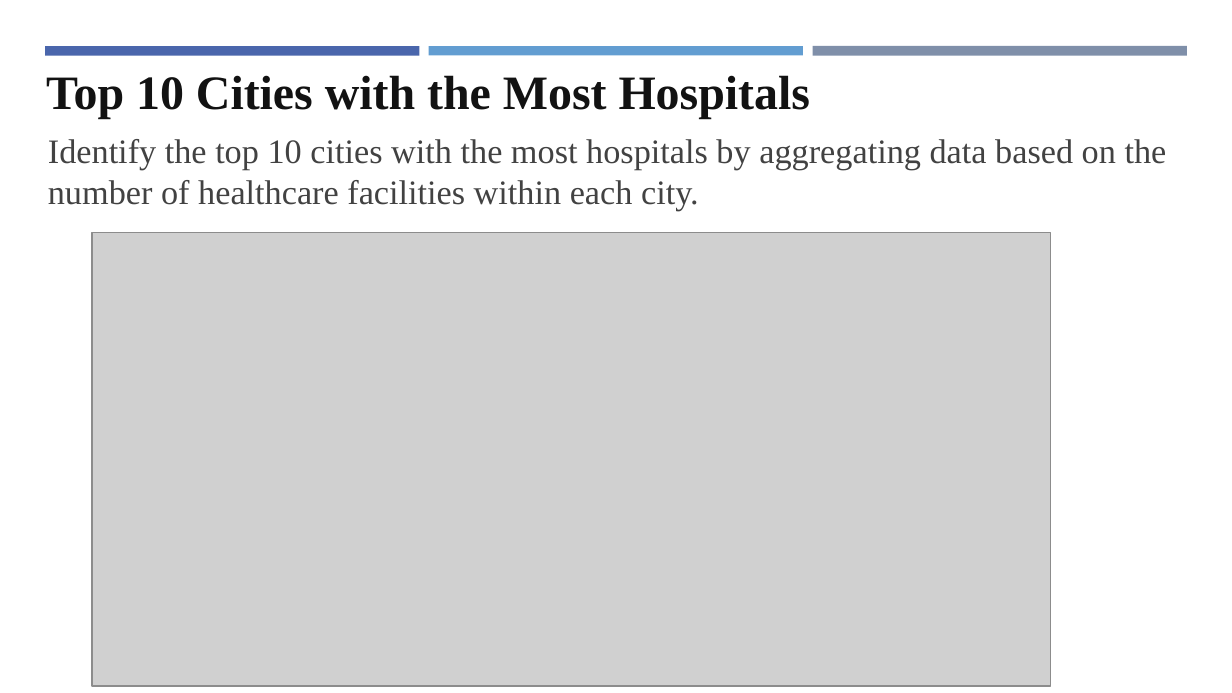
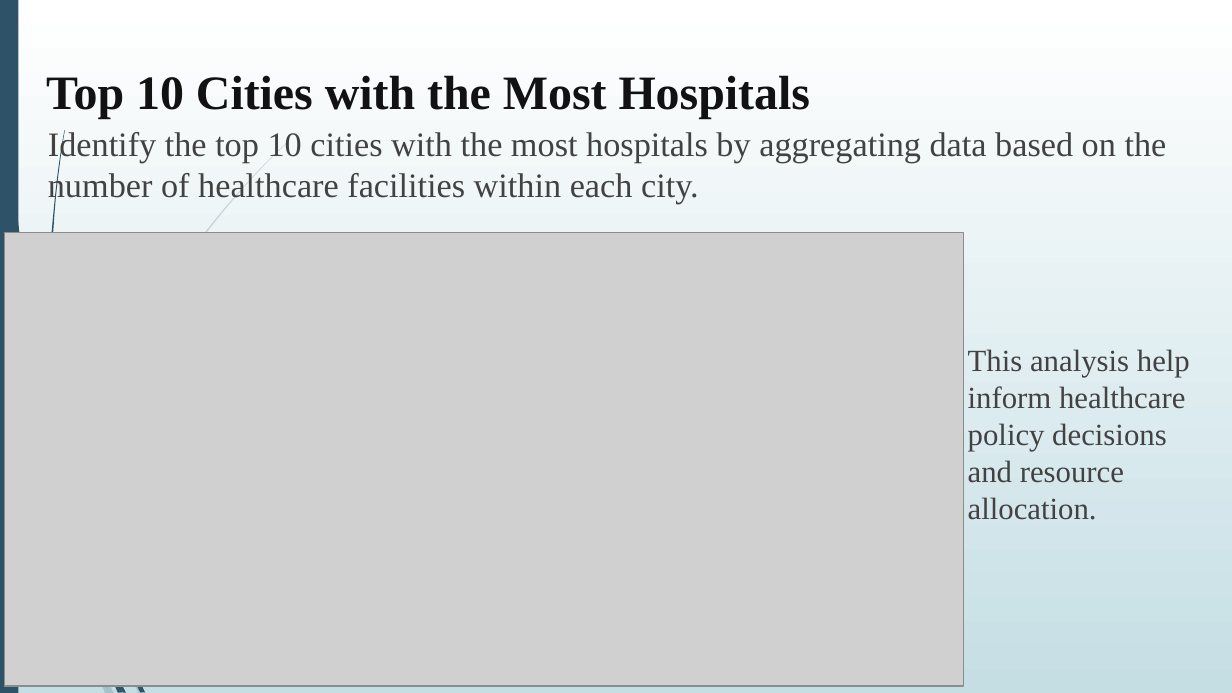
Before and after one commit to kouakoua1/Hospital-Analysis, a slide deck: slide 15 of 5 - Hospital Data Analysis report - Presentation.pptx (slide 16 before the commit). Drawn at 1232x693 pixels with LibreOffice and Linux fonts; fonts in the diff are those of the drawing; grey boxes stand for pictures. Boxes give left, top, right and bottom in pixels: in the first picture for what was removed or moved away, otherwise in the second. Text is boxed around its words. In the diff, an @@ line names an element or a change of style, - is before the commit and + after.

```diff
--- a/5 - Hospital Data Analysis report - Presentation.pptx
+++ b/5 - Hospital Data Analysis report - Presentation.pptx
@@ background #FFFFFF to gradient #FFFFFF to #C5DEE5 @@
@@ rectangle added at [0, 0, 18, 692], fill #2E5369 @@
@@ rectangle removed at [46, 47, 420, 57] @@
@@ rectangle removed at [429, 47, 803, 55] @@
@@ rectangle removed at [813, 46, 1188, 55] @@
@@ text "Identify the top 10 cities ...": place and size @@
-text "Identify the top 10 cities ..." at [48, 139, 1167, 211]
+text "Identify the top 10 cities ..." at [48, 130, 1167, 204]
@@ picture: place and size @@
-picture at [92, 233, 1051, 686]
+picture at [5, 233, 963, 686]
@@ text added at [968, 349, 1190, 520], 18 pt, text #424242 @@
+This analysis help inform healthcare policy decisions and resource allocation.
@@ group added at [0, 142, 288, 693]: 6 freeform shapes @@
@@ group added at [2, 0, 145, 693]: 6 freeform shapes @@
```
Also in this commit, not shown: 18 other slides changed, 4 slides added, 15 slides removed, 1 other file.
